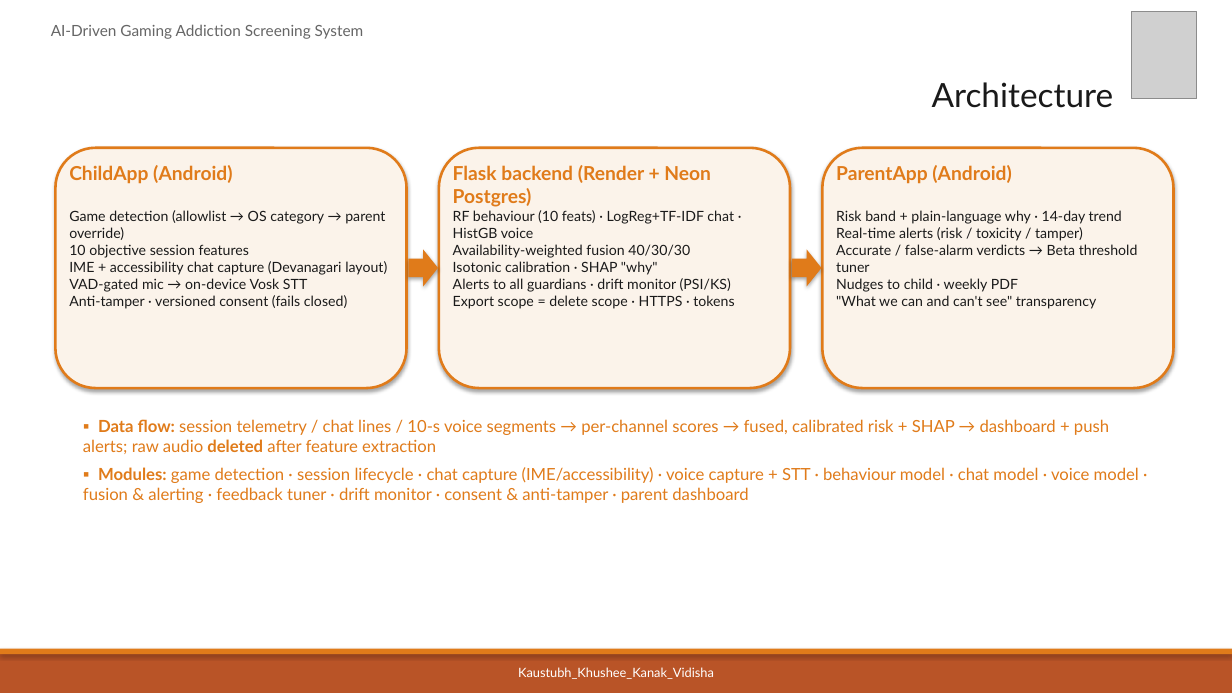
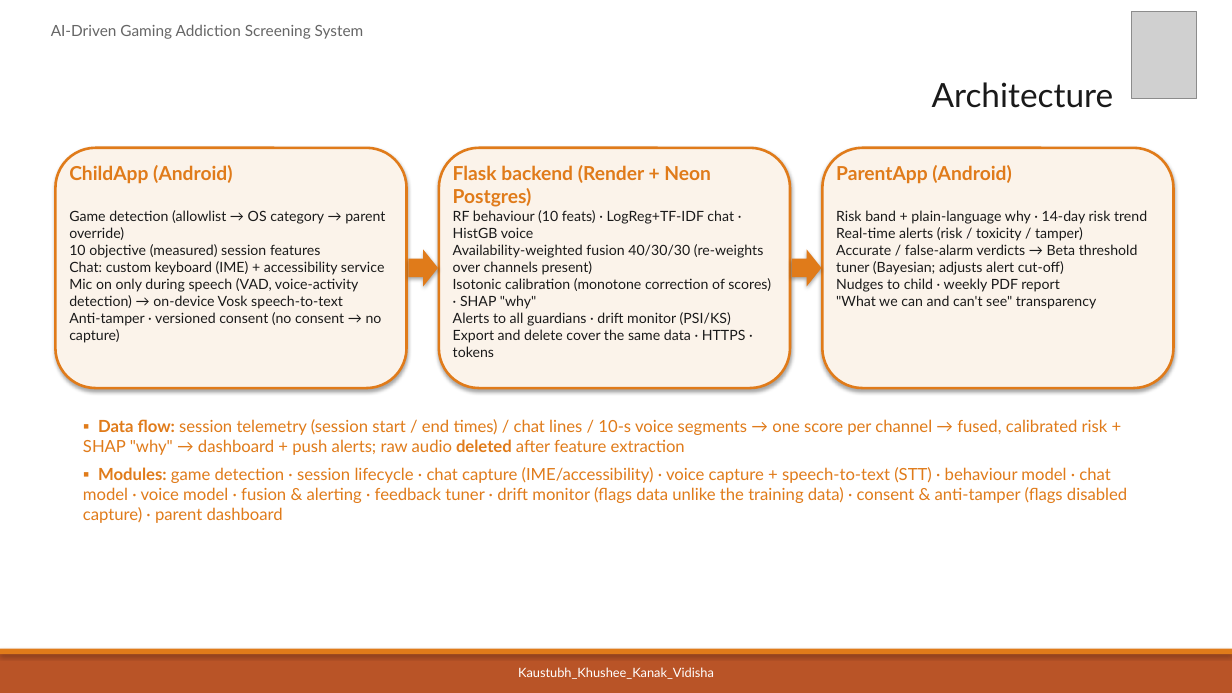
Before and after one commit to kaustubhagarwal21/gaming-addiction-detection-capstone, a slide deck: slide 6 of docs/PES_REVIEW1_DECK.pptx. Drawn at 1232x693 pixels with LibreOffice and Linux fonts; fonts in the diff are those of the drawing; grey boxes stand for pictures. Boxes give left, top, right and bottom in pixels: in the first picture for what was removed or moved away, otherwise in the second. Text is boxed around its words. In the diff, an @@ line names an element or a change of style, - is before the commit and + after.

```diff
--- a/docs/PES_REVIEW1_DECK.pptx
+++ b/docs/PES_REVIEW1_DECK.pptx
@@ text at bbox=[69, 210, 385, 343]: text changed @@
-Game detection (allowlist → OS category → parent override)
-10 objective session features
-IME + accessibility chat capture (Devanagari layout)
-VAD-gated mic → on-device Vosk STT
-Anti-tamper · versioned consent (fails closed)
+Game detection (allowlist → OS category → parent override)
+10 objective (measured) session features
+Chat: custom keyboard (IME) + accessibility service
+Mic on only during speech (VAD, voice-activity detection) → on-device Vosk speech-to-text
+Anti-tamper · versioned consent (no consent → no capture)
@@ text at bbox=[453, 210, 771, 357]: text changed @@
-RF behaviour (10 feats) · LogReg+TF-IDF chat · HistGB voice
-Availability-weighted fusion 40/30/30
-Isotonic calibration · SHAP "why"
-Alerts to all guardians · drift monitor (PSI/KS)
-Export scope = delete scope · HTTPS · tokens
+RF behaviour (10 feats) · LogReg+TF-IDF chat · HistGB voice
+Availability-weighted fusion 40/30/30 (re-weights over channels present)
+Isotonic calibration (monotone correction of scores) · SHAP "why"
+Alerts to all guardians · drift monitor (PSI/KS)
+Export and delete cover the same data · HTTPS · tokens
@@ text at bbox=[836, 210, 1147, 309]: text changed @@
-Risk band + plain-language why · 14-day trend
-Real-time alerts (risk / toxicity / tamper)
-Accurate / false-alarm verdicts → Beta threshold tuner
-Nudges to child · weekly PDF
-"What we can and can't see" transparency
+Risk band + plain-language why · 14-day risk trend
+Real-time alerts (risk / toxicity / tamper)
+Accurate / false-alarm verdicts → Beta threshold tuner (Bayesian; adjusts alert cut-off)
+Nudges to child · weekly PDF report
+"What we can and can't see" transparency
@@ text at bbox=[83, 419, 1127, 523]: text changed @@
-▪ Data flow: session telemetry / chat lines / 10-s voice segments → per-channel scores → fused, calibrated risk + SHAP → dashboard + push alerts; raw audio deleted after feature extraction
-▪ Modules: game detection · session lifecycle · chat capture (IME/accessibility) · voice capture + STT · behaviour model · chat model · voice model · fusion & alerting · feedback tuner · drift monitor · consent & anti-tamper · parent dashboard
+▪ Data flow: session telemetry (session start / end times) / chat lines / 10-s voice segments → one score per channel → fused, calibrated risk + SHAP "why" → dashboard + push alerts; raw audio deleted after feature extraction
+▪ Modules: game detection · session lifecycle · chat capture (IME/accessibility) · voice capture + speech-to-text (STT) · behaviour model · chat model · voice model · fusion & alerting · feedback tuner · drift monitor (flags data unlike the training data) · consent & anti-tamper (flags disabled capture) · parent dashboard
```
Also in this commit, not shown: 6 other slides changed, 1 other file.
